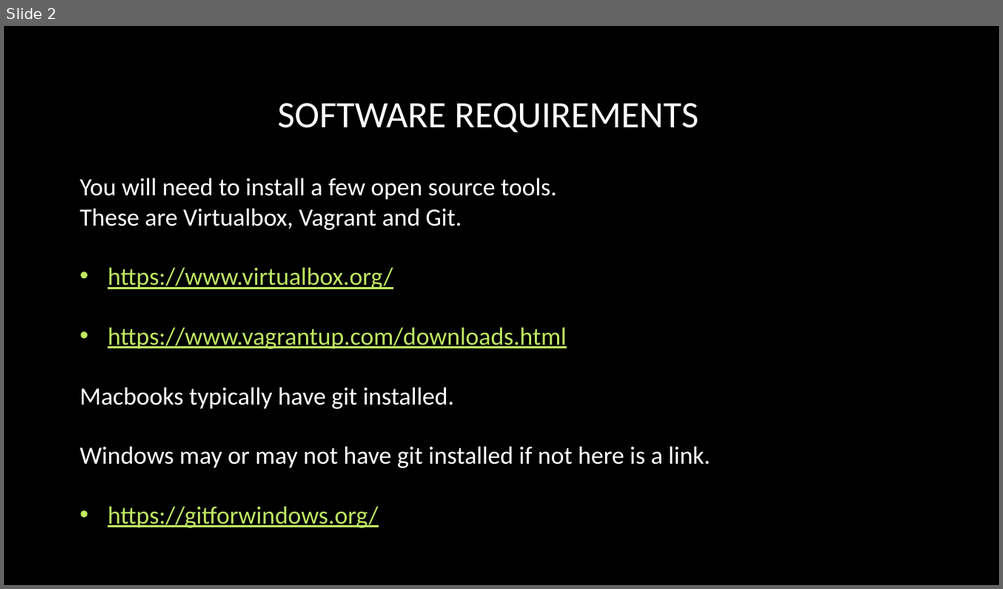
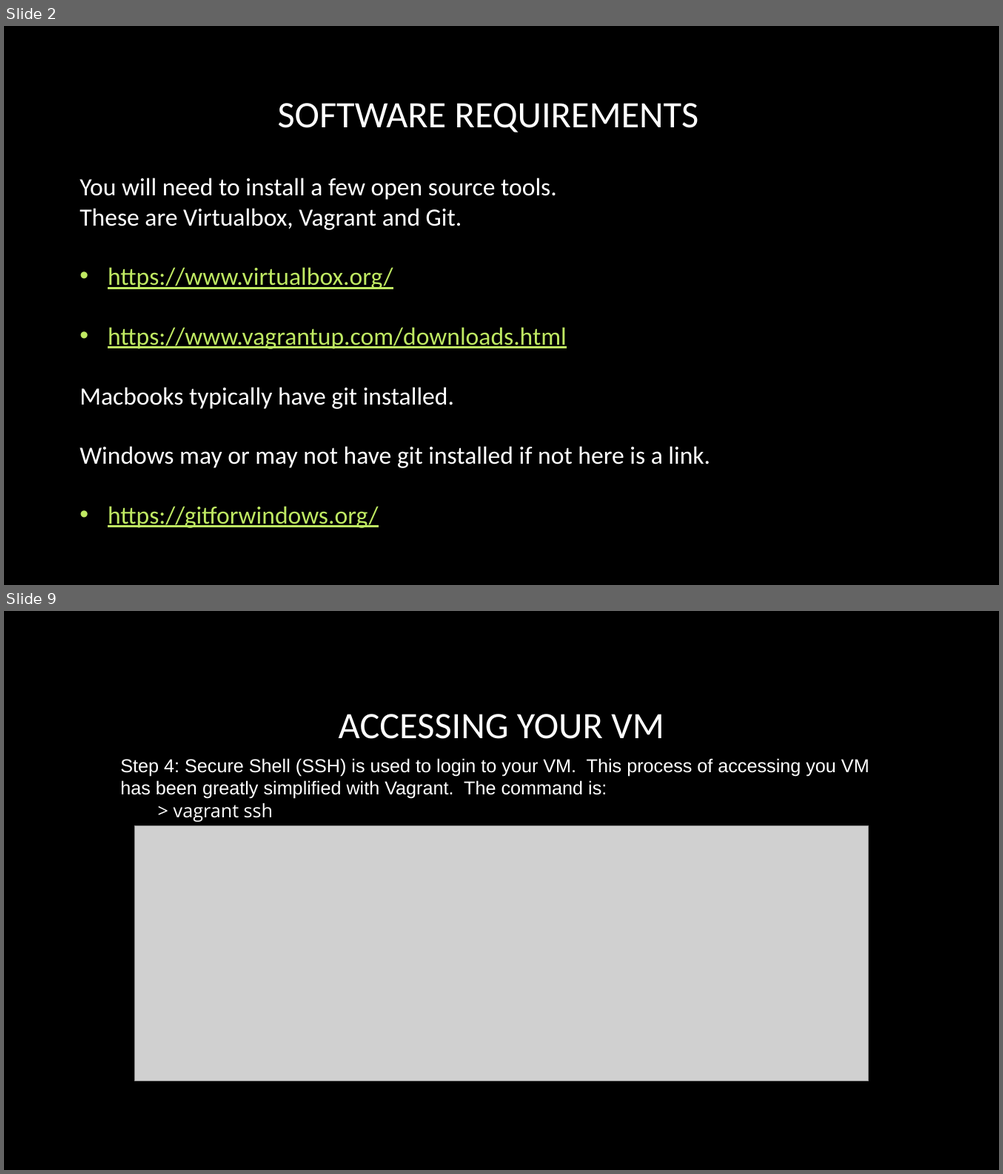
Before and after one commit to adrianopolpo/stat1400, a slide deck: VM_instructions.pptx. Shown one above the other, each under a label of ours: slide 2 before the commit, slides 2 and 9 after it; the slides between them are not shown. The pictures are 1003x589 and 1003x1174 pixels, drawn with LibreOffice and Linux fonts; fonts in the diff are those of the drawing; grey boxes stand for pictures; background and template pictures are left out. Boxes give left, top, right and bottom in pixels: in the first picture for what was removed or moved away, otherwise in the second. Text is boxed around its words. In the diff, an @@ line names an element or a change of style, - is before the commit and + after.

```diff
--- a/VM_instructions.pptx
+++ b/VM_instructions.pptx
@@ slide 9 added at (4, 611, 999, 1170), background picture (left out) @@
@@ title added at (338, 714, 664, 739), 36 pt, text #FFFFFF @@
+ACCESSING YOUR VM
@@ text added at (120, 758, 869, 822), 18 pt, text #FFFFFF @@
+Step 4: Secure Shell (SSH) is used to login to your VM. This process of accessing you VM
+has been greatly simplified with Vagrant. The command is:
+  > vagrant ssh
@@ picture added at (134, 826, 868, 1082) @@
```
Also in this commit, not shown: 7 slides changed, 3 other slides added, 3 slides removed, 3 other files.
